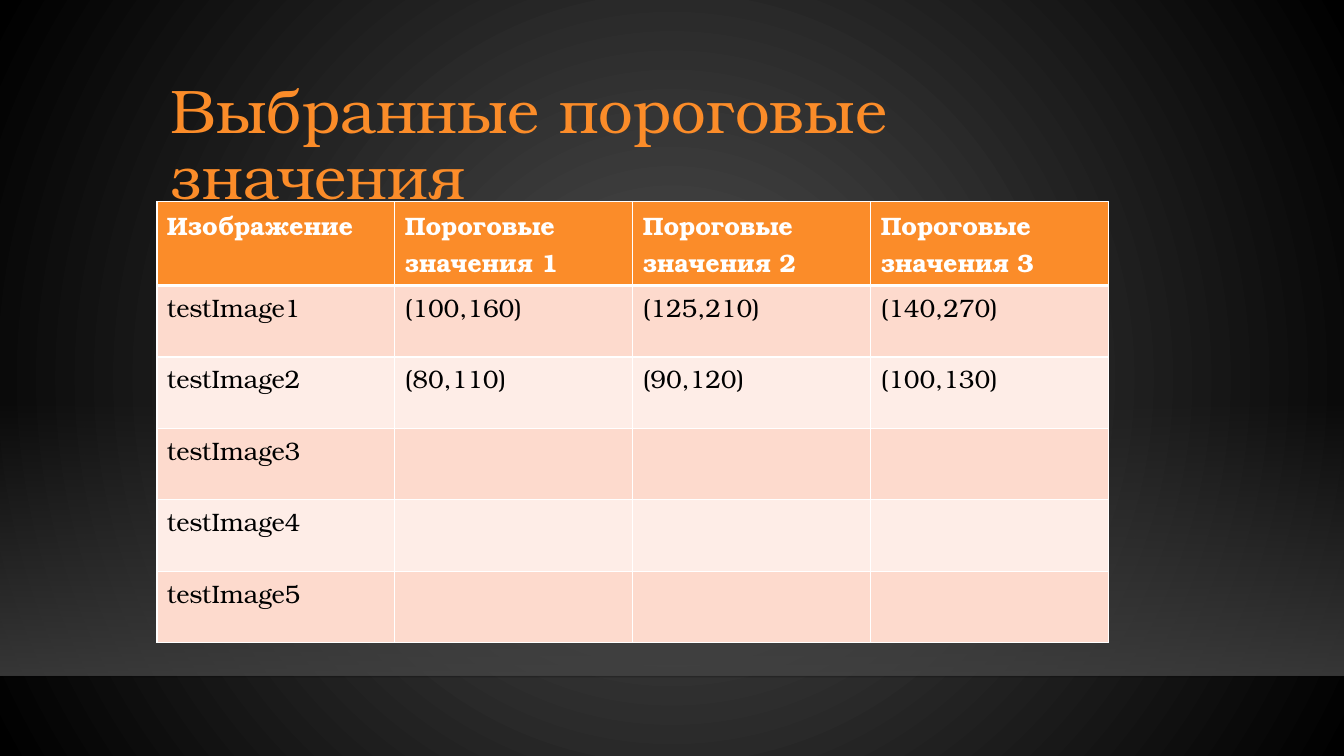
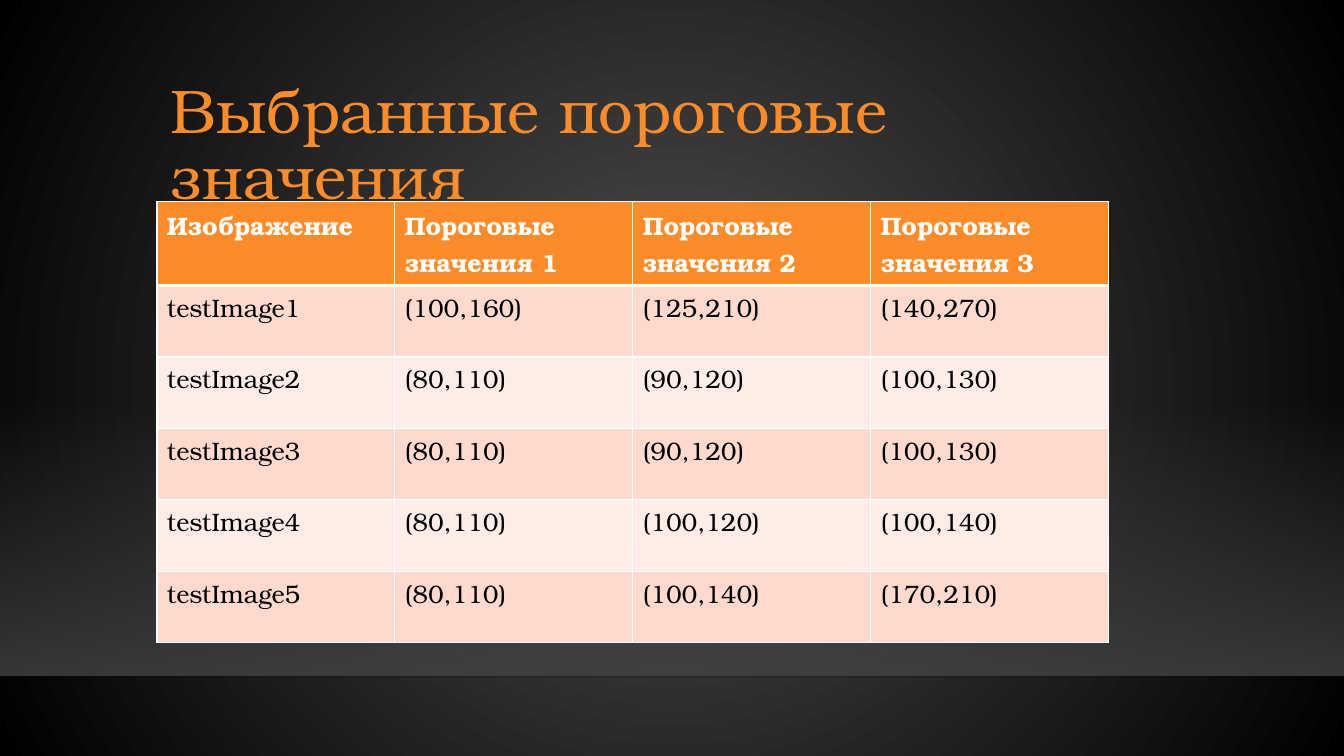
Before and after one commit to Murlocki/acom, a slide deck: slide 8 of iz2/Презентация.pptx. Drawn at 1344x756 pixels with LibreOffice and Linux fonts; fonts in the diff are those of the drawing; background and template pictures are left out. Boxes give left, top, right and bottom in pixels: in the first picture for what was removed or moved away, otherwise in the second. Text is boxed around its words. In the diff, an @@ line names an element or a change of style, - is before the commit and + after.

```diff
--- a/iz2/Презентация.pptx
+++ b/iz2/Презентация.pptx
@@ table at [157, 202, 1109, 630] @@
-row 4: testImage3 |  |  | 
+row 4: testImage3 | (80,110) | (90,120) | (100,130)
-row 5: testImage4 |  |  | 
+row 5: testImage4 | (80,110) | (100,120) | (100,140)
-row 6: testImage5 |  |  | 
+row 6: testImage5 | (80,110) | (100,140) | (170,210)
```
Also in this commit, not shown: 3 other slides changed, 31 slides added, 5 other files.
